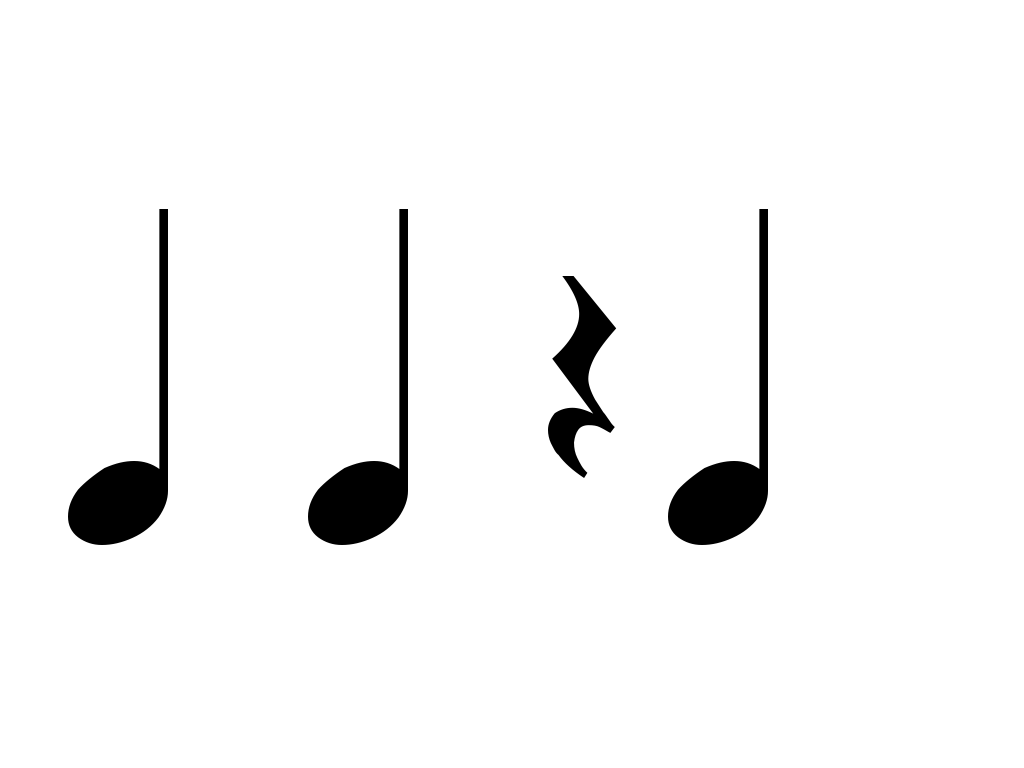
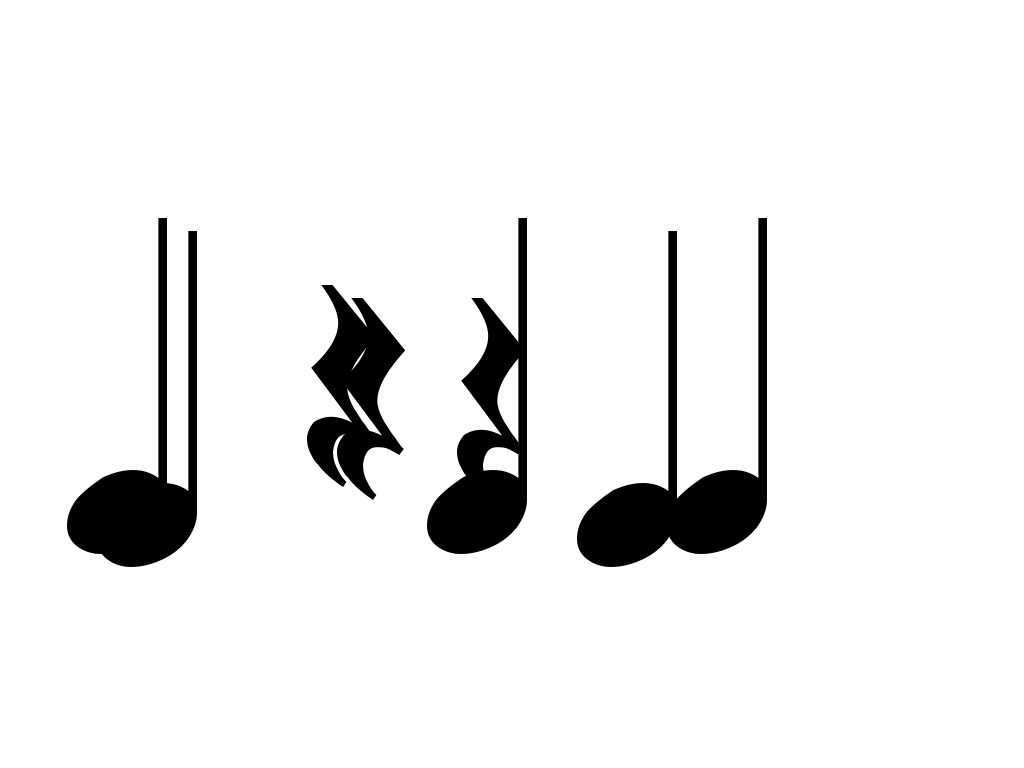
Layers edited between the first and the second w=1024, h=768 image:
hid "qqQq" over 68, 209, 768, 545
added layer "qQqq" above "qQQq" over 67, 218, 767, 554
added layer "qQQq" above "Layer" over 97, 231, 677, 567
